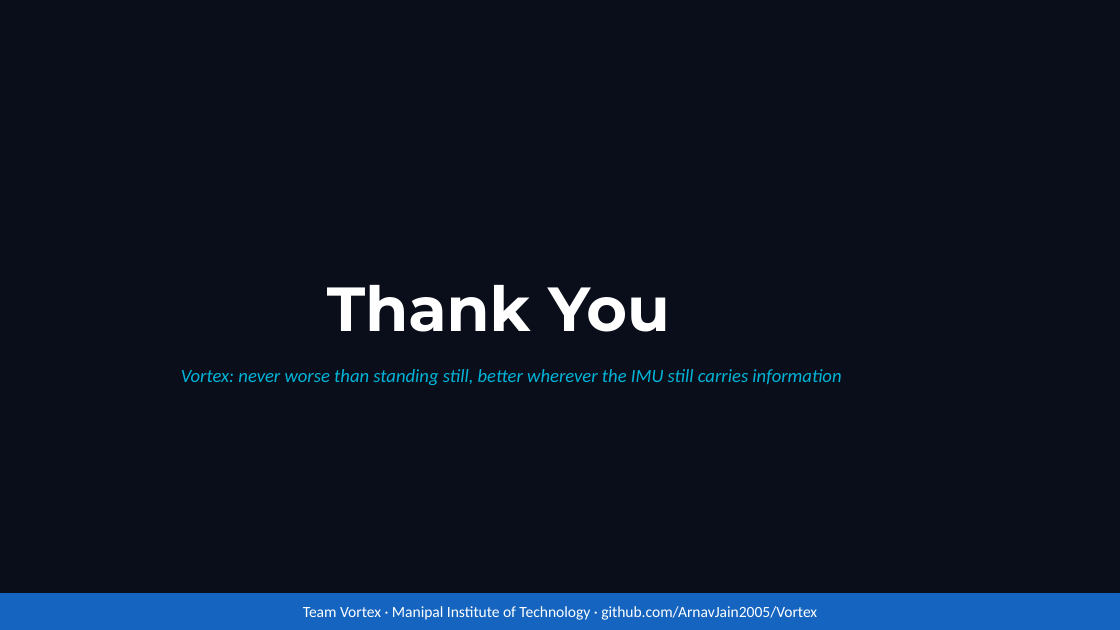
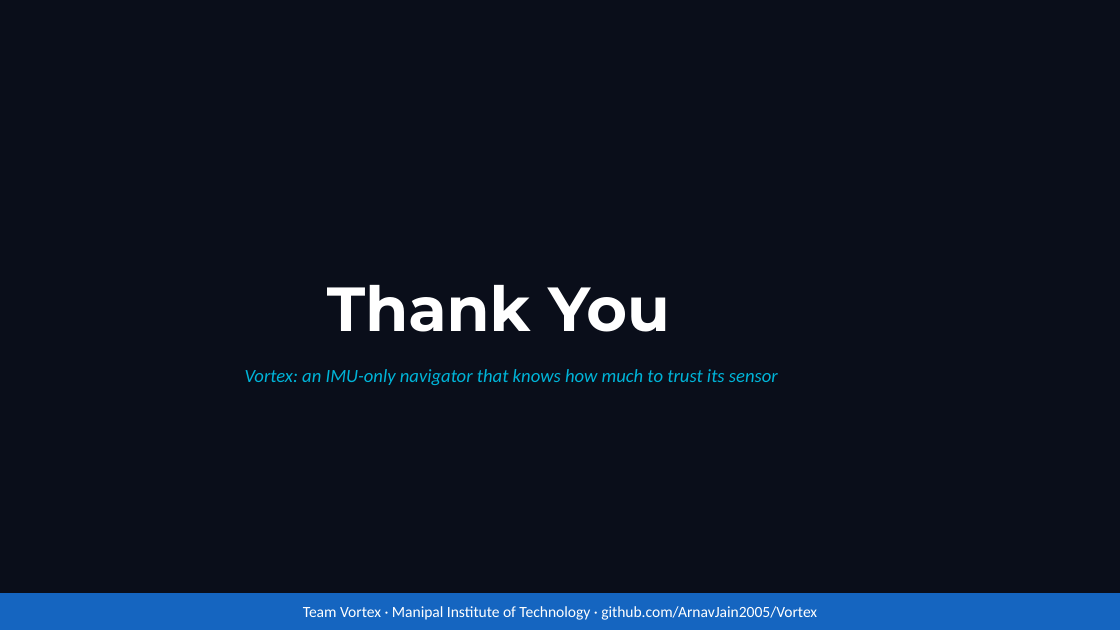
Before and after one commit to ArnavJain2005/Vortex, a slide deck: slide 9 of Docs/deck/ManipalInstituteofTechnology_Vortex.pptx. Drawn at 1120x630 pixels with LibreOffice and Linux fonts; fonts in the diff are those of the drawing. Boxes give left, top, right and bottom in pixels: in the first picture for what was removed or moved away, otherwise in the second. Text is boxed around its words. In the diff, an @@ line names an element or a change of style, - is before the commit and + after.

```diff
--- a/Docs/deck/ManipalInstituteofTechnology_Vortex.pptx
+++ b/Docs/deck/ManipalInstituteofTechnology_Vortex.pptx
@@ text at [245, 369, 778, 385]: text changed @@
-Vortex: never worse than standing still, better wherever the IMU still carries information
+Vortex: an IMU-only navigator that knows how much to trust its sensor
```
Also in this commit, not shown: 3 other slides changed, 1 other file.
